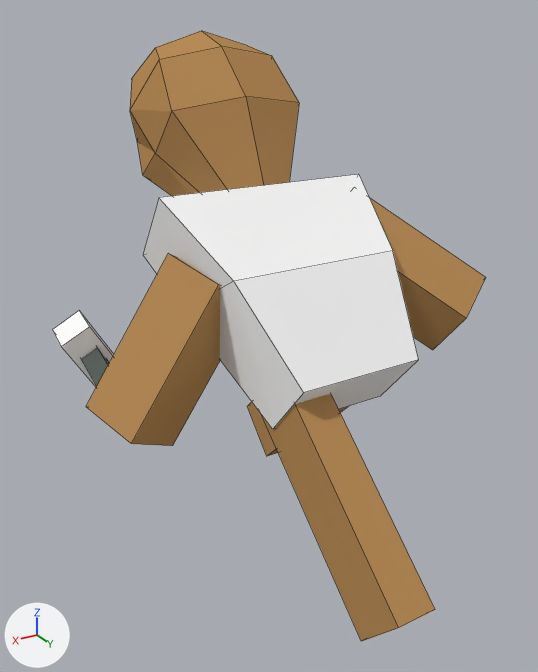
Renders of the Blender file King Of Kings Docs/Models/slave3f.blend from each side of a commit.
Both versions are drawn from a 50 mm camera at (3.44, 5.01, 4.85) aimed at (0.26, -0.29, 2.2). Arrows for +X, +Y and +Z are at lower left; the lights stay in place. Mesh edges are drawn as thin lines.
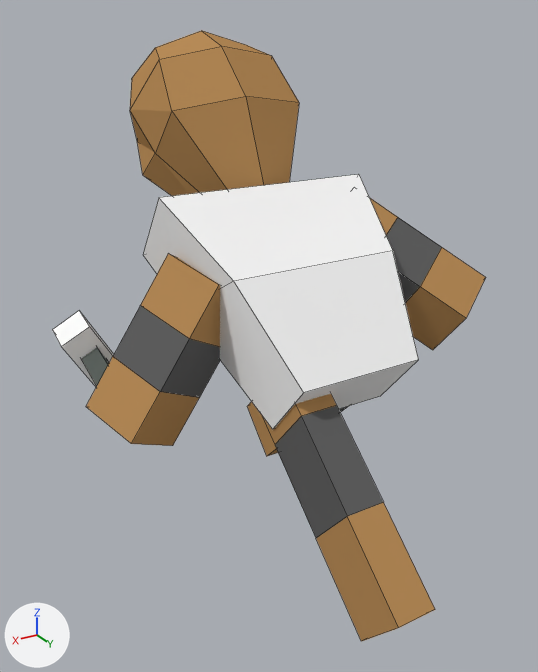
Boxes (x1, y1, x2, y2) around the edits, measured in the pictures (538 x 672 px):
part 1 of me_cube_002, built on: (111, 257, 220, 401) in both
part 2 of me_cube_003, built on: (384, 215, 445, 338) in both
part 3 of me_cube_005, built on: (269, 403, 385, 541) in both

What changed in the scene script:
```text
Change me_cube_002:
    where me_cube_002.from_pydata(...)  # 8 vertices, 6 faces; spans x -1.0..1.0, y -1.0..1.0, z -1.0..1.0
    used by ob_cube_002; location = (1.1, -0.57, 2.13); rotation_euler = (0.526, -0.25, -1.237), in degrees (30, -14, -71); scale = (0.303, 0.303, 0.761)
    verts and faces of me_cube_002; kept vertices keep their numbers, new ones are numbered from 8
    remove me_cube_002.materials.append(mat_material_002)  # orange #b98d59
    me_cube_002 part 1
    add delete_faces([(0, 4, 5, 1), (1, 5, 6, 2), (2, 6, 7, 3), (0, 3, 7, 4)])
    add for new, old in zip([*range(8, 12)], [*range(0, 4)]): verts[new] = verts[old] + (0.0, 0.0, 0.67)
    add for new, old in zip([*range(12, 16)], [*range(4, 8)]): verts[new] = verts[old] + (0.0, 0.0, -0.67)
    add faces += [(0, 8, 9, 1), (1, 9, 10, 2), (2, 10, 11, 3), (0, 3, 11, 8), (4, 12, 15, 7), (6, 7, 15, 14)]  # mat_material_000 (orange #b98d59)
    add faces += [(5, 6, 14, 13), (4, 5, 13, 12)]  # mat_material_000 (orange #b98d59)
    add faces += [(8, 11, 15, 12), (10, 14, 15, 11), (9, 13, 14, 10), (8, 12, 13, 9)]  # mat_material_007 (dark grey #626262)
    add me_cube_002.materials.append(mat_material_000)  # orange #b98d59
    add me_cube_002.materials.append(mat_material_007)  # dark grey #626262
Change me_cube_003:
    where me_cube_003.from_pydata(...)  # 8 vertices, 6 faces; spans x -1.0..1.0, y -1.0..1.0, z -1.0..1.0
    used by ob_cube_003; location = (-1.12, -0.26, 2.61); rotation_euler = (0.98, 0.382, 0.507), in degrees (56, 22, 29); scale = (0.303, 0.303, 0.761)
    verts and faces of me_cube_003; kept vertices keep their numbers, new ones are numbered from 8
    me_cube_003 part 2
    add delete_faces([(0, 4, 5, 1), (1, 5, 6, 2), (2, 6, 7, 3), (0, 3, 7, 4)])
    add for new, old in zip([*range(8, 12)], [*range(0, 4)]): verts[new] = verts[old] + (0.0, 0.0, 0.67)
    add for new, old in zip([*range(12, 16)], [*range(4, 8)]): verts[new] = verts[old] + (0.0, 0.0, -0.67)
    add faces += [(0, 8, 9, 1), (1, 9, 10, 2), (2, 10, 11, 3), (0, 3, 11, 8), (4, 12, 15, 7), (6, 7, 15, 14)]  # mat_material_002 (orange #b98d59)
    add faces += [(5, 6, 14, 13), (4, 5, 13, 12)]  # mat_material_002 (orange #b98d59)
    add faces += [(8, 11, 15, 12), (10, 14, 15, 11), (9, 13, 14, 10), (8, 12, 13, 9)]  # mat_material_007 (dark grey #626262)
    add me_cube_003.materials.append(mat_material_007)  # dark grey #626262
Change me_cube_005:
    where me_cube_005.from_pydata(...)  # 8 vertices, 6 faces; spans x -1.0..1.0, y -1.0..1.0, z -1.0..1.0
    used by ob_cube_005; location = (0.39, 0.83, 1.44); rotation_euler = (0.873, 0.0, 0.0), in degrees (50, 0, 0); scale = (0.173, 0.308, 1.27)
    verts and faces of me_cube_005; kept vertices keep their numbers, new ones are numbered from 8
    me_cube_005 part 3
    add delete_faces([(0, 4, 5, 1), (1, 5, 6, 2), (2, 6, 7, 3), (0, 3, 7, 4)])
    add for new, old in zip([*range(8, 12)], [*range(0, 4)]): verts[new] = verts[old] + (0.0, 0.0, 0.67)
    add for new, old in zip([*range(12, 16)], [*range(4, 8)]): verts[new] = verts[old] + (0.0, 0.0, -0.67)
    add faces += [(0, 8, 9, 1), (1, 9, 10, 2), (2, 10, 11, 3), (0, 3, 11, 8), (4, 12, 15, 7), (6, 7, 15, 14)]  # mat_material_002 (orange #b98d59)
    add faces += [(5, 6, 14, 13), (4, 5, 13, 12)]  # mat_material_002 (orange #b98d59)
    add faces += [(8, 11, 15, 12), (10, 14, 15, 11), (9, 13, 14, 10), (8, 12, 13, 9)]  # mat_material_007 (dark grey #626262)
    add me_cube_005.materials.append(mat_material_007)  # dark grey #626262
```
